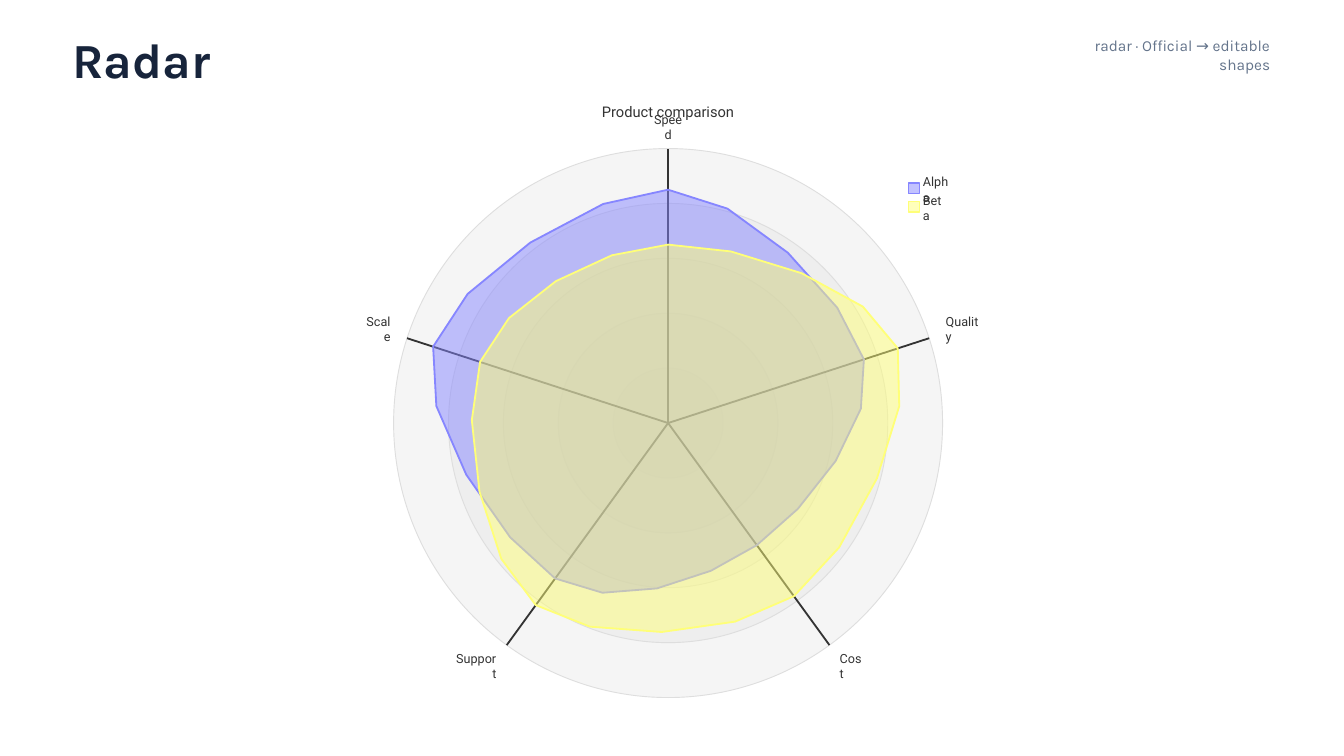
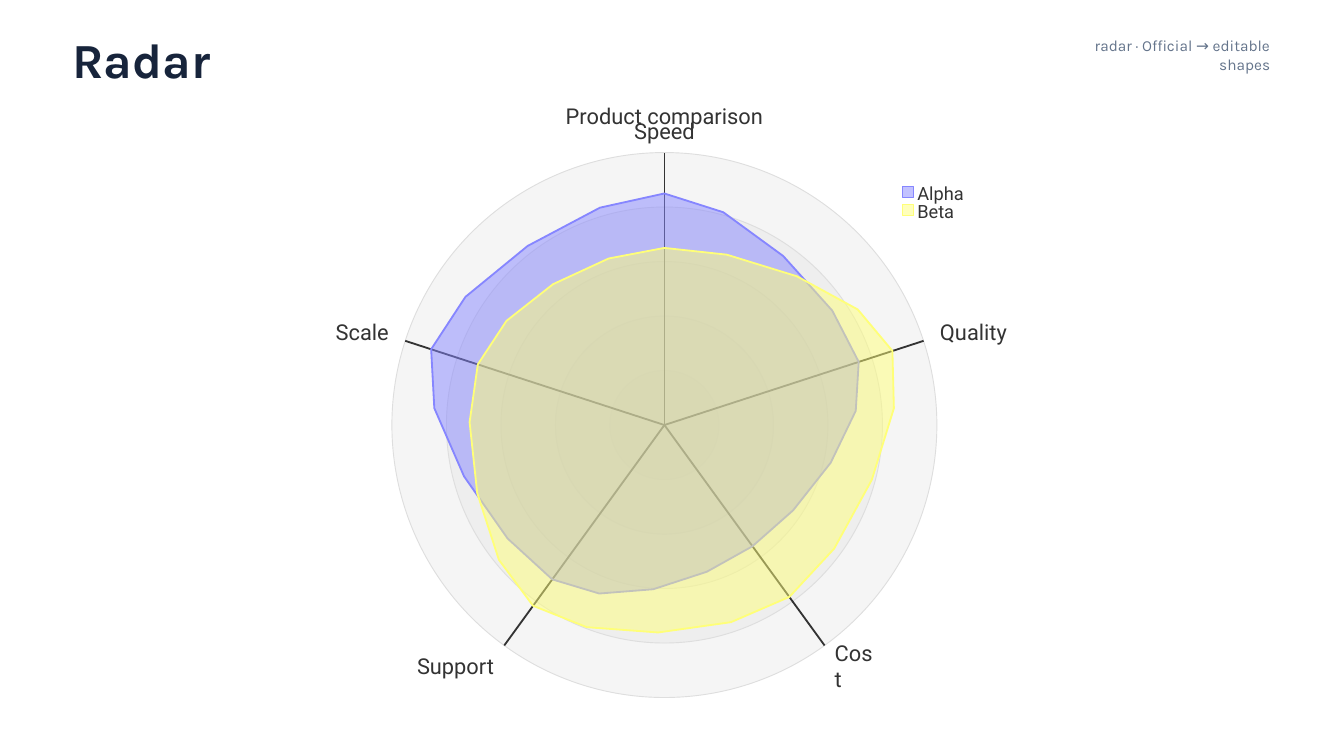
Before and after one commit to sci-gen/diagram-pptx, a slide deck: slide 23 of examples/mermaid-syntax/mermaid-11.16-gallery.pptx. Drawn at 1344x756 pixels with LibreOffice and Linux fonts; fonts in the diff are those of the drawing. Boxes give left, top, right and bottom in pixels: in the first picture for what was removed or moved away, otherwise in the second. Text is boxed around its words. In the diff, an @@ line names an element or a change of style, - is before the commit and + after.

```diff
--- a/examples/mermaid-syntax/mermaid-11.16-gallery.pptx
+++ b/examples/mermaid-syntax/mermaid-11.16-gallery.pptx
@@ text "Product comparison": place and size @@
-text "Product comparison" at (602, 106, 734, 121)
+text "Product comparison" at (566, 107, 763, 131)
@@ text "Product comparison" at (566, 107, 763, 131): size 10.4 to 15.6 pt @@
@@ text "Speed": place and size @@
-text "Speed" at (652, 120, 684, 133)
+text "Speed" at (634, 119, 695, 144)
@@ ellipse: place and size @@
-ellipse at (393, 148, 943, 698)
+ellipse at (392, 152, 938, 698)
@@ 2 ellipses, 2 rectangles, 1 line: place and size @@
-2 ellipses, 2 rectangles, 1 line at (559, 148, 920, 533)
+2 ellipses, 2 rectangles, 1 line at (556, 152, 914, 534)
@@ line (664, 425) - (664, 152): stroke #333333 1.31 pt to #333333 1.3 pt @@
@@ 2 freeform shapes, 1 ellipse: place and size @@
-2 freeform shapes, 1 ellipse at (434, 190, 899, 632)
+2 freeform shapes, 1 ellipse at (432, 194, 894, 632)
@@ freeform shape at (432, 194, 859, 594): outline #8686FF 1.31 pt to #8686FF 1.3 pt @@
@@ ellipse: place and size @@
-ellipse at (449, 204, 888, 643)
+ellipse at (447, 207, 882, 642)
@@ text "Beta" at (917, 202, 954, 218): size 9 to 13 pt @@
@@ text "Alpha" at (917, 186, 963, 204): size 9 to 13 pt @@
@@ freeform shape at (470, 248, 894, 632): outline #FFFF78 1.31 pt to #FFFF78 1.3 pt @@
@@ text "Scale": place and size @@
-text "Scale" at (362, 322, 390, 335)
+text "Scale" at (336, 323, 389, 341)
@@ line moved from (668, 423) - (407, 339) to (664, 425) - (405, 341) @@
@@ line (664, 425) - (405, 341): stroke #333333 1.31 pt to #333333 1.3 pt @@
@@ 3 lines: place and size @@
-3 lines at (507, 339, 930, 645)
+3 lines at (504, 341, 924, 645)
@@ line (664, 425) - (924, 341): stroke #333333 1.31 pt to #333333 1.3 pt @@
@@ line (664, 425) - (504, 645): stroke #333333 1.31 pt to #333333 1.3 pt @@
@@ line (664, 425) - (825, 645): stroke #333333 1.31 pt to #333333 1.3 pt @@
@@ size 9 to 15.6 pt in 5 elements at (634, 119, 695, 144), (835, 653, 880, 680), (940, 323, 1007, 345), (336, 323, 389, 341), (417, 658, 494, 679) @@
@@ text "Support": place and size @@
-text "Support" at (456, 659, 496, 673)
+text "Support" at (417, 658, 494, 679)
```
Also in this commit, not shown: 1 other slide changed, 5 other files.
